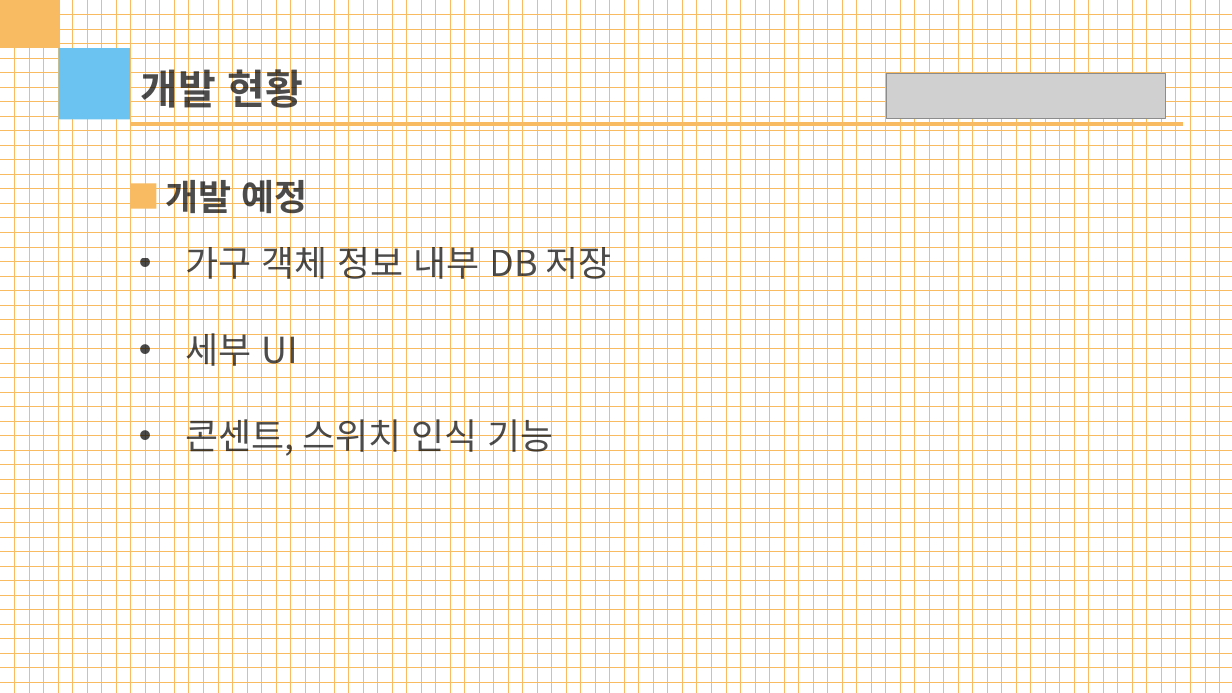
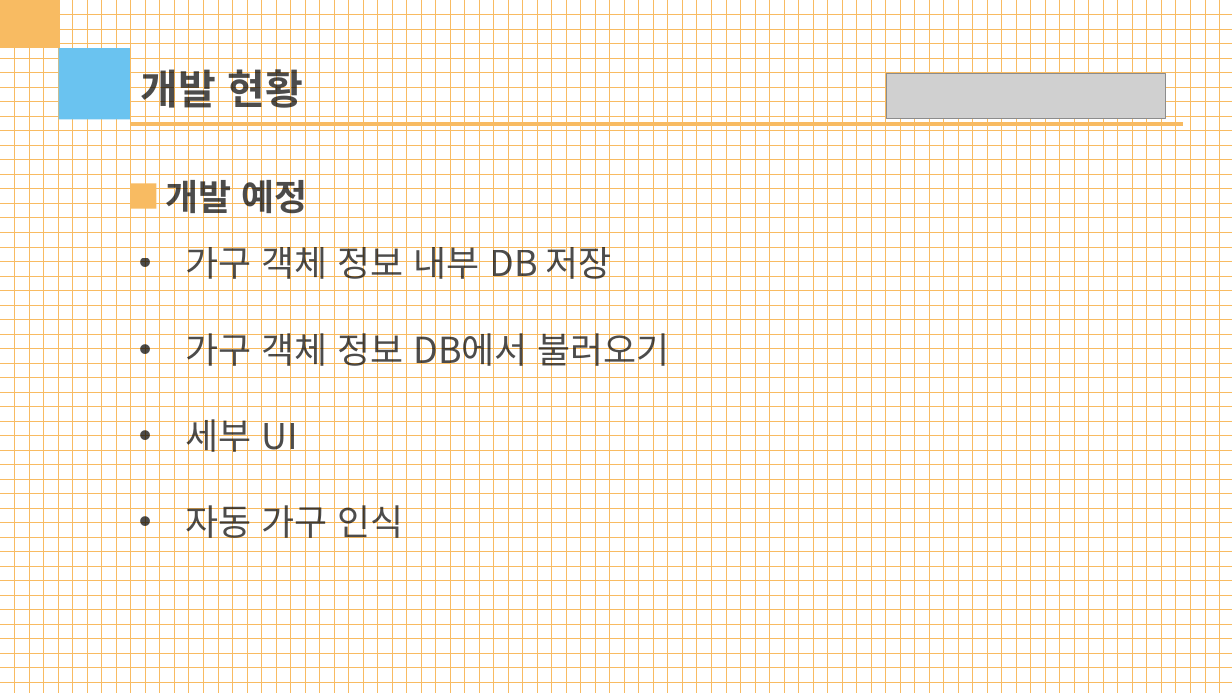
Before and after one commit to msk-psp/SkullWater, a slide deck: slide 18 of 설계서 4-4 (김민수, 정지훈, 오장원).pptx. Drawn at 1232x693 pixels with LibreOffice and Linux fonts; fonts in the diff are those of the drawing; grey boxes stand for pictures. Boxes give left, top, right and bottom in pixels: in the first picture for what was removed or moved away, otherwise in the second. Text is boxed around its words. In the diff, an @@ line names an element or a change of style, - is before the commit and + after.

```diff
--- a/설계서 4-4 (김민수, 정지훈, 오장원).pptx
+++ b/설계서 4-4 (김민수, 정지훈, 오장원).pptx
@@ text at bbox=[185, 326, 670, 372]: paragraph added @@
+• 가구 객체 정보 DB에서 불러오기
@@ text at bbox=[185, 499, 403, 545]: text changed @@
-• 콘센트, 스위치 인식 기능
+• 자동 가구 인식
```
Also in this commit, not shown: 2 other slides changed, 48 other files.
